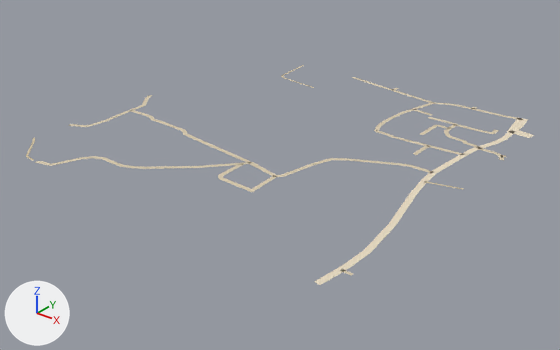
Before and after pictures for a commit that changed the glTF model public/assets/bengaluru-region-v1/tiles/t45_-1-l0.glb.
The view is the same before and after, from a 50 mm lens placed at (23324.0, -980.0, 395.0), pointed at (22758.0, -272.0, -44.0). Lighting does not change. The marker at lower left points along +X, +Y and +Z. The first picture is the older version.

Objects in the first picture: 'ground'.
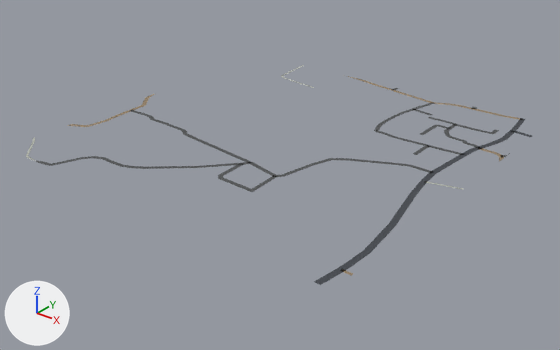
The change, as a list of edits to the scene's bpy script:
```text
Change me_ground:
    used by ob_ground; location = (22500.0, -500.0, 0.0)
    verts and faces of me_ground; kept vertices keep their numbers, new ones are numbered from 454
    before: 22 (269.0, 155.0, 1.0) at pixel (249, 163), 23 (269.0, 162.0, 1.0) at pixel (253, 161), 80 (270.0, 108.0, 1.0) at pixel (223, 177), 81 (268.0, 102.0, 1.0) at pixel (218, 179)
    before: 444 (490.0, 34.0, 1.0) at pixel (344, 269), 445 (490.0, 30.0, 1.0) at pixel (342, 271), 446 (500.0, 34.0, 1.0) at pixel (353, 273), 447 (500.0, 30.0, 1.0) at pixel (351, 275), 450 (488.0, 8.0, 1.0) at pixel (327, 281)
    before: 451 (480.0, 9.0, 1.0) at pixel (320, 277), 452 (487.0, -1.0, 1.0) at pixel (320, 285), 453 (479.0, 1.0, 1.0) at pixel (313, 281)
    remove me_ground.from_pydata(...)  # 454 vertices, 392 faces; spans x -3.0..503.0, y -3.0..503.0, z 1.0
    add me_ground.from_pydata(...)  # 473 vertices, 409 faces; spans x 0.0..500.0, y 0.0..500.0, z 1.0
    me_ground part 1: the loose piece of 10 vertices spanning x 459.0..501.0, y 439.0..498.0, z 1.0 is rebuilt with 10 vertices and now spans x 463.0..500.0, y 443.0..497.0, z 1.0
    me_ground part 2
    add verts[23] = (268.0, 162.0, 1.0)  # moved, pixel (252, 161)
    add verts[22] = (270.0, 155.0, 1.0)  # moved, pixel (250, 164)
    add verts[81] = (268.0, 102.0, 1.0)  # moved, pixel (218, 178)
    add verts[80] = (270.0, 108.0, 1.0)  # moved, pixel (223, 177)
    me_ground part 3
    21 vertices are removed from x -3.0..503.0, y -3.0..497.0, z 1.0
    50 faces are deleted
    8 vertices move from x 1.0..478.0, y 44.0..503.0, z 1.0 to x 0.0..479.0, y 41.0..500.0, z 1.0
    40 vertices are added at x 0.0..500.0, y 0.0..500.0, z 1.0
    67 new faces join them
    me_ground part 4
    add delete_vertices([452])  # with the faces that use them
    add delete_faces([(444, 445, 447), (444, 447, 446)])
    add verts[453] = (487.0, 0.0, 1.0)  # moved, pixel (320, 284)
    add verts[494] = (479.0, 0.0, 1.0)  # pixel (313, 281)
    add faces += [(444, 445, 446), (445, 447, 446), (451, 494, 453)]
    me_ground part 5: 330 kept faces spanning x 0.0..500.0, y 0.0..500.0, z 1.0 get new vertex colours; the middle colour goes from beige #d7c9ae to dark grey #535556
    other edits to the shape of me_ground do not show in these pictures
```

Where the change shows, as pixel boxes (x1, y1, x2, y2) in the pictures (560 x 350 px; the box of a moved part takes in the faces that stretch with it):
'ground', reshaped: before (26, 65, 534, 285); after (26, 65, 532, 285)
part 1 of me_ground, rebuilt (21% narrower): before (507, 119, 534, 138); after (511, 119, 532, 137)
part 2 of me_ground, moved or reshaped: (218, 162, 270, 185) in both
part 3 of me_ground, moved or reshaped: before (26, 77, 506, 190); after (26, 76, 510, 190)
part 4 of me_ground, moved or reshaped: (314, 270, 353, 285) in both
part 5 of me_ground, recoloured: (26, 65, 522, 281) in both
